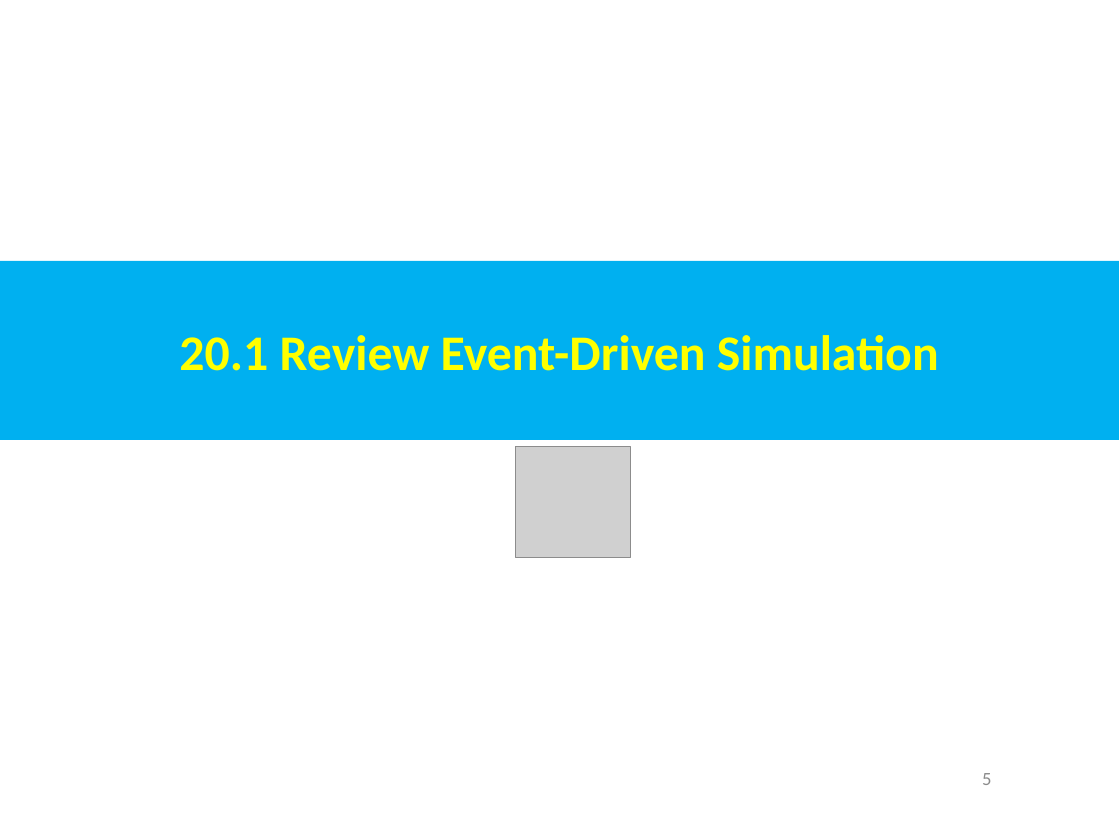
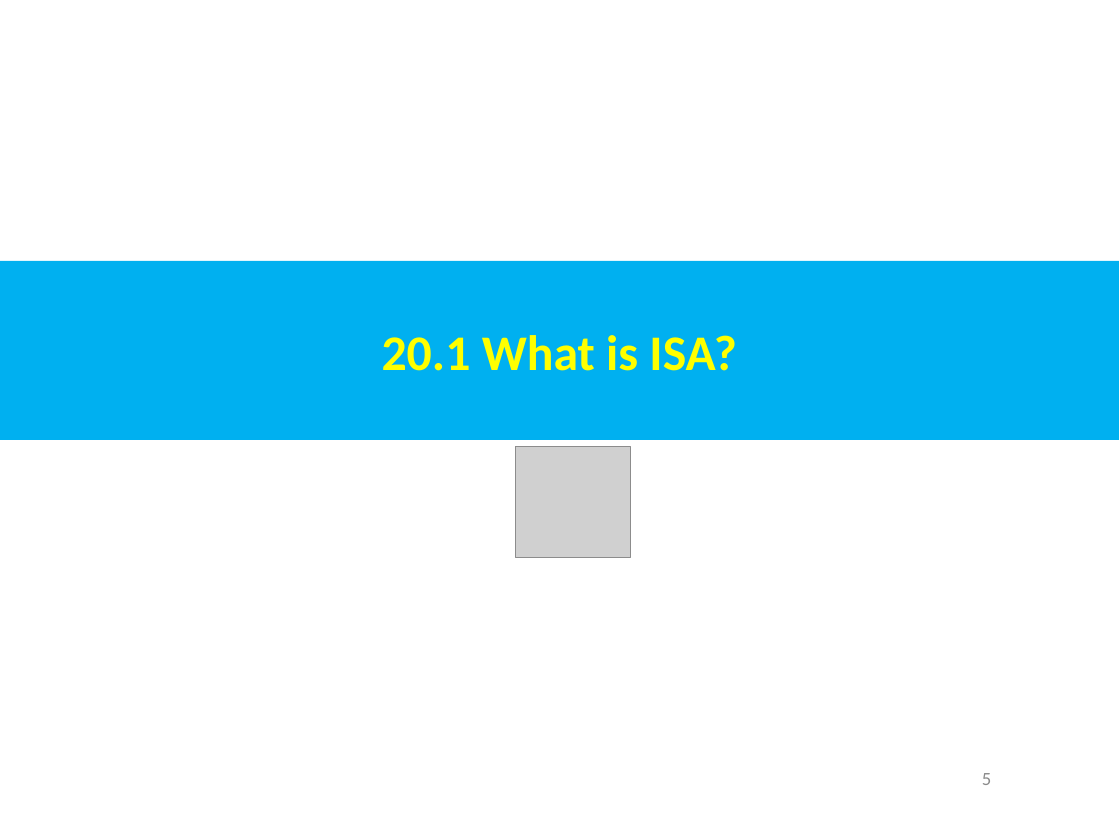
Before and after one commit to peterhchen/AIU_CS850_Gem5_McPAT, a slide deck: slide 5 of 050_Gem5/020.ModelCore/000_Video/020.ModelCore.ppt. Drawn at 1120x840 pixels with LibreOffice and Linux fonts; fonts in the diff are those of the drawing; grey boxes stand for pictures. Boxes give left, top, right and bottom in pixels: in the first picture for what was removed or moved away, otherwise in the second. Text is boxed around its words. In the diff, an @@ line names an element or a change of style, - is before the commit and + after.

```diff
--- a/050_Gem5/020.ModelCore/000_Video/020.ModelCore.ppt
+++ b/050_Gem5/020.ModelCore/000_Video/020.ModelCore.ppt
@@ text in rectangle at (382, 335, 736, 371): text changed @@
-20.1 Review Event-Driven Simulation
+20.1 What is ISA?
```
Also in this commit, not shown: 1 other slide changed.
